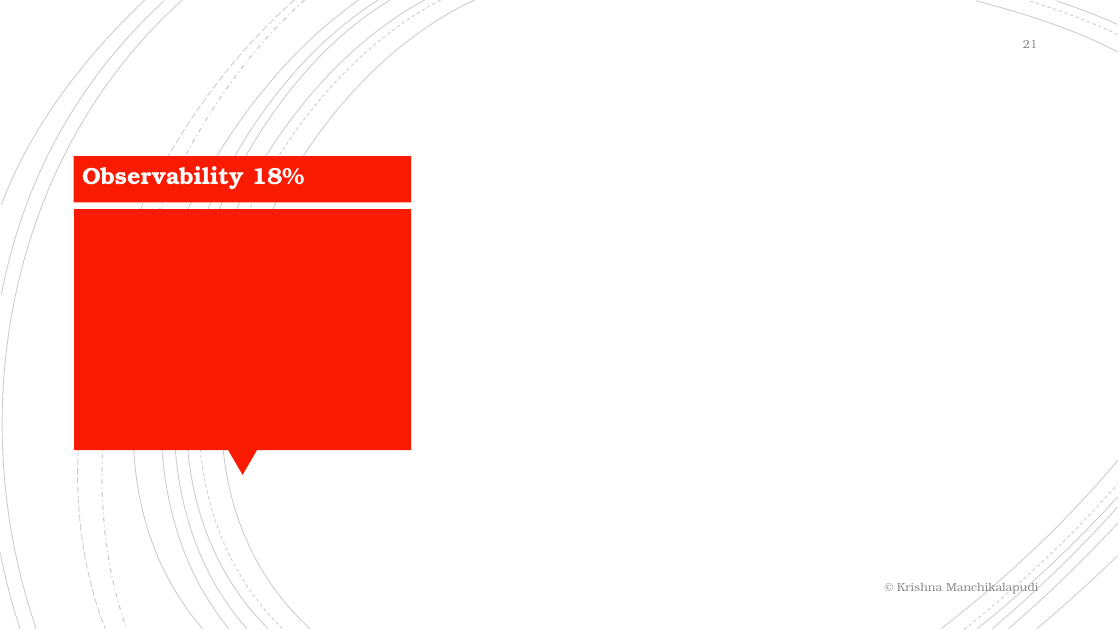
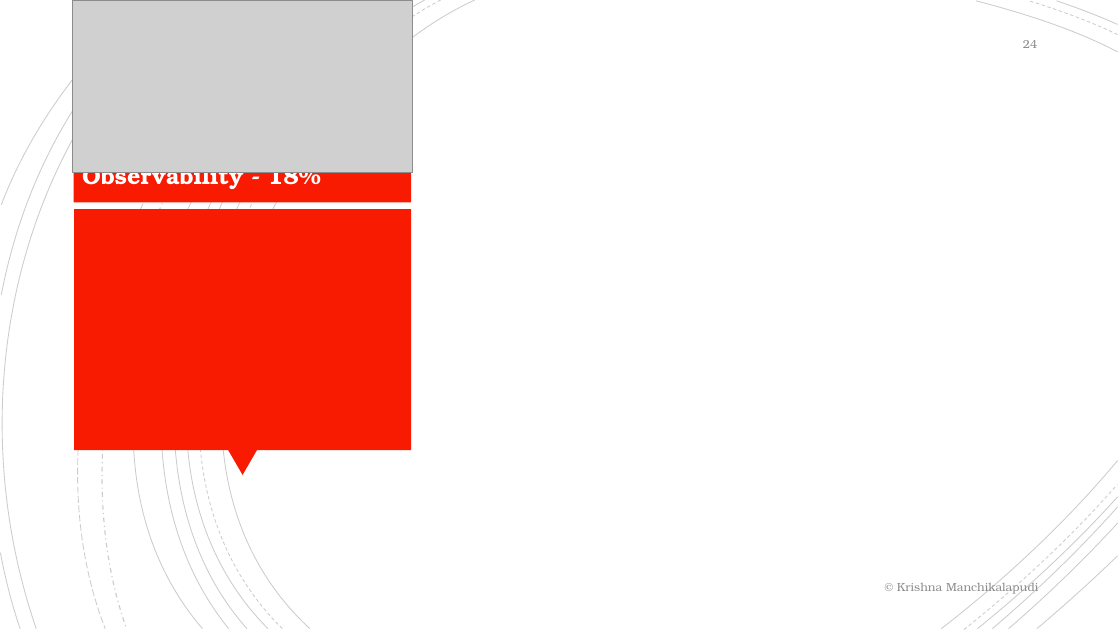
Before and after one commit to krishnamanchikalapudi/developer.info, a slide deck: slide 24 of CKAD-CertifiedKubernetesApplicationDeveloper/training.pptx (slide 21 before the commit). Drawn at 1120x630 pixels with LibreOffice and Linux fonts; fonts in the diff are those of the drawing; grey boxes stand for pictures. Boxes give left, top, right and bottom in pixels: in the first picture for what was removed or moved away, otherwise in the second. Text is boxed around its words. In the diff, an @@ line names an element or a change of style, - is before the commit and + after.

```diff
--- a/CKAD-CertifiedKubernetesApplicationDeveloper/training.pptx
+++ b/CKAD-CertifiedKubernetesApplicationDeveloper/training.pptx
@@ picture added at [73, 0, 413, 172] @@
@@ page number at [1023, 40, 1037, 48]: text changed @@
-21
+24
@@ text at [82, 172, 321, 190]: text changed @@
-Observability 18%
+Observability - 18%
```
Also in this commit, not shown: 26 other slides changed, 8 slides added, 10 other files.
